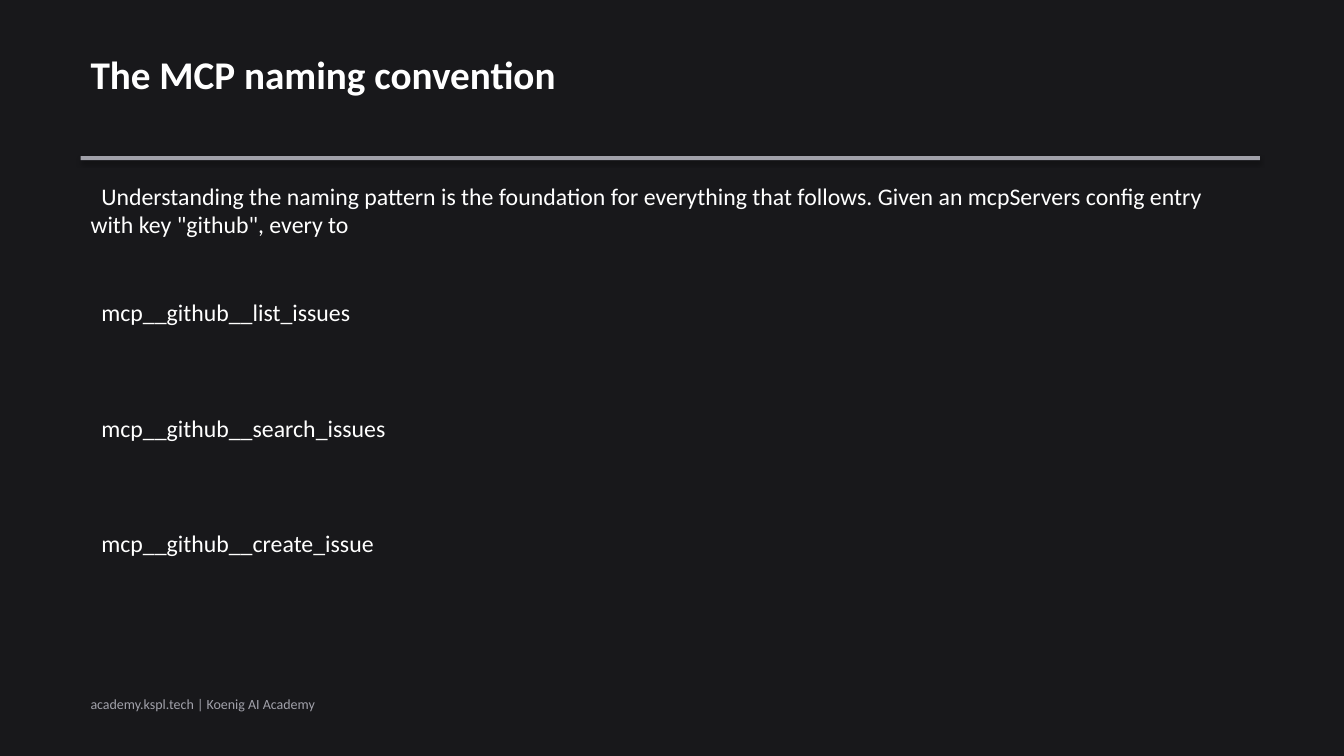
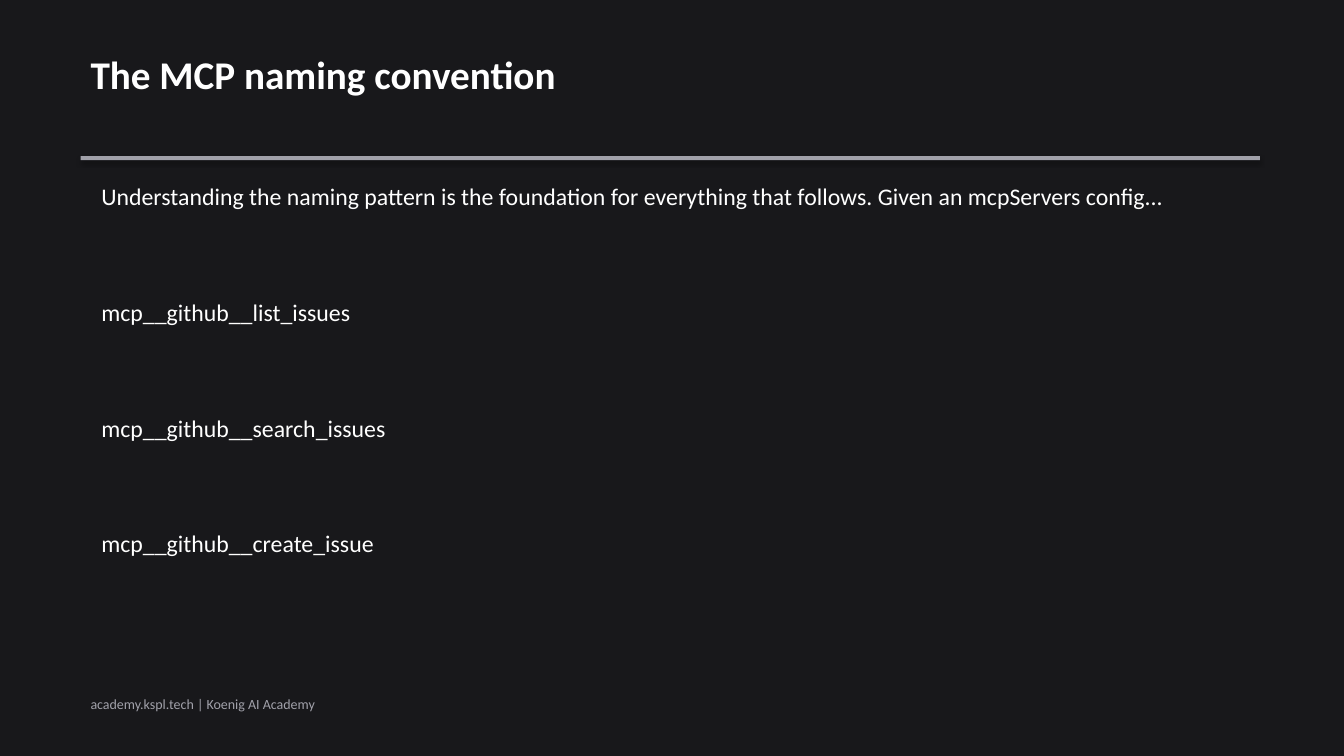
Before and after one commit to Koenig-Solutions-Private-Limited/koenig-ai-org, a slide deck: slide 3 of vault/courses/production-agents-claude-agent-sdk-mcp-connector/ch03-slides.pptx. Drawn at 1344x756 pixels with LibreOffice and Linux fonts; fonts in the diff are those of the drawing. Boxes give left, top, right and bottom in pixels: in the first picture for what was removed or moved away, otherwise in the second. Text is boxed around its words. In the diff, an @@ line names an element or a change of style, - is before the commit and + after.

```diff
--- a/vault/courses/production-agents-claude-agent-sdk-mcp-connector/ch03-slides.pptx
+++ b/vault/courses/production-agents-claude-agent-sdk-mcp-connector/ch03-slides.pptx
@@ text at (101, 188, 1163, 209): text changed @@
-Understanding the naming pattern is the foundation for everything that follows. Given an mcpServers config entry with key "github", every to
+Understanding the naming pattern is the foundation for everything that follows. Given an mcpServers config...
```
Also in this commit, not shown: 4 other slides changed, 6 other files.
